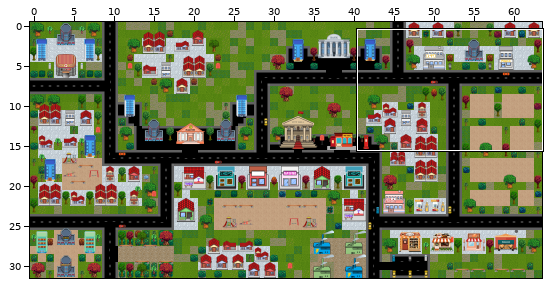
Two states of a Tiled map, frontend/src/data/map/finfit.tmx. The picture above shows the old version from afar; the outline marks the close-up.
Close-up. Before the commit:
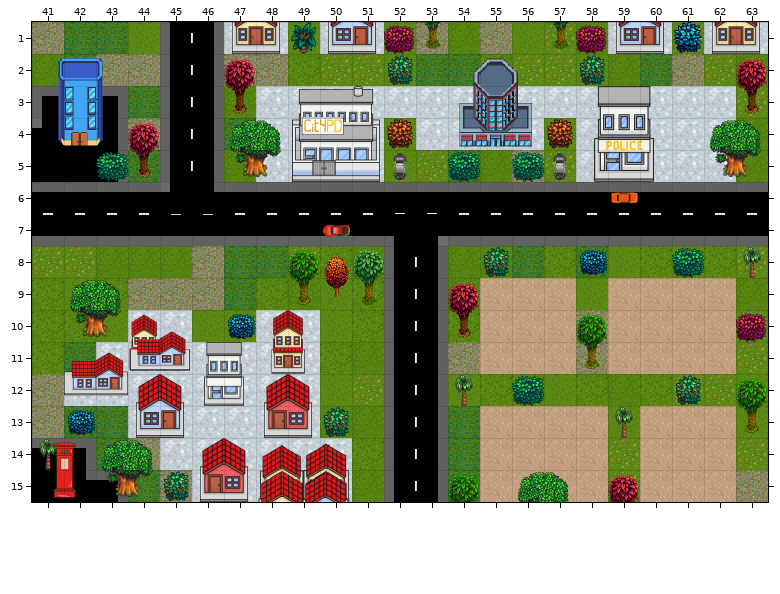
Cells are 64x64 px. Shown: x 41..63, y 1..15.
Once edited:
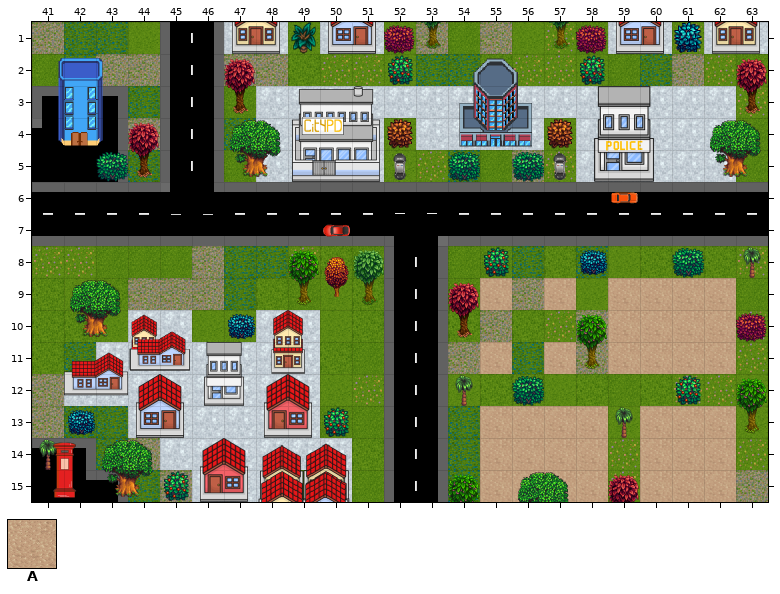
Key: from "Grass": A 1.
_ is an empty cell.
The commit says: Remove some plots and make it easier to walk between them.
Changes in this commit:
Layer "Layout":
y 9: x 56 A -> _
y 10: x 55..57 AAA -> ___
y 11: x 56 A -> _
Boxes around the changes in both close-ups, in picture pixels (x1, y1, x2, y2):
removed: (480, 278, 576, 374)
